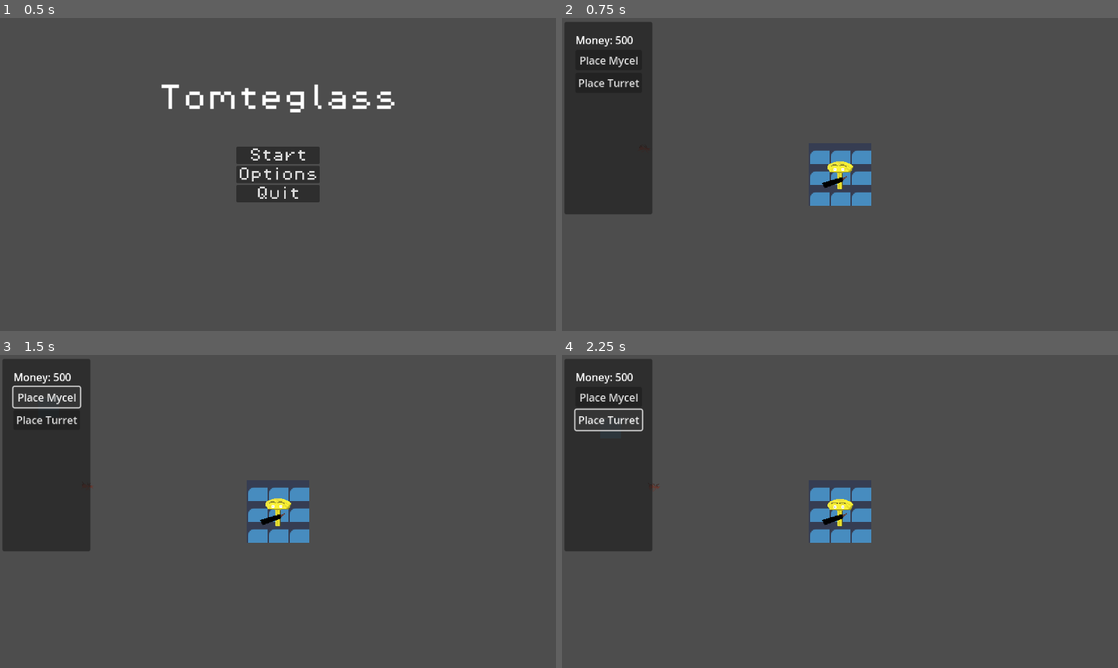
Above: before the commit, frames 1-4 (two rows, left to right).
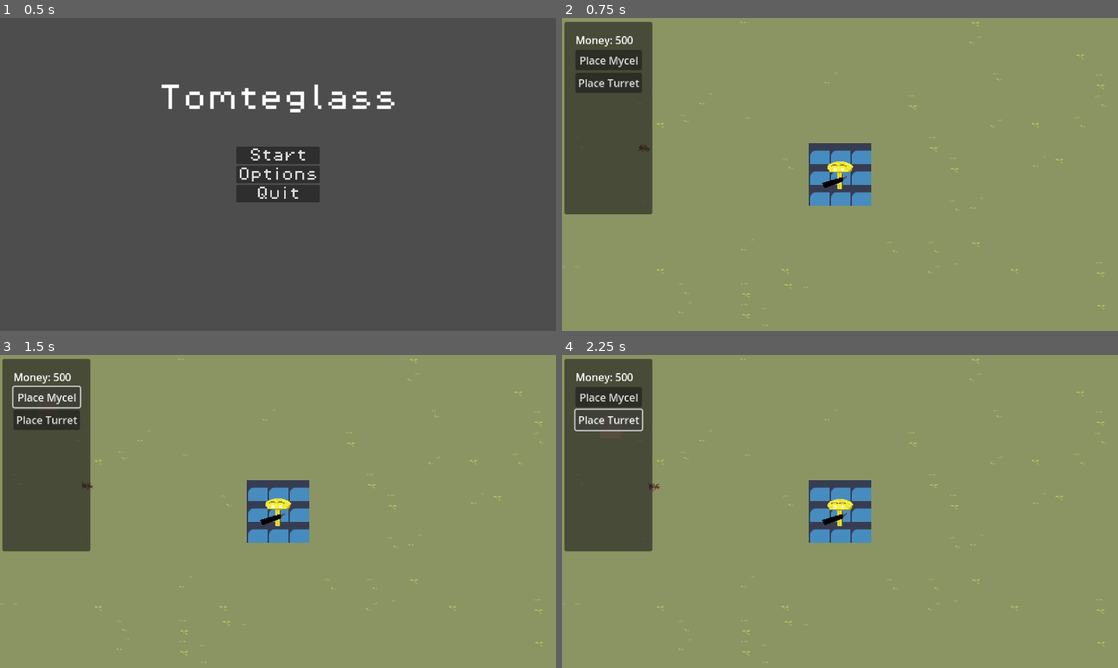
Above: after the commit, the same moments.

Repository: antax07/Tomteglass
Game: Godot game, scene res://scenes/main_menu.tscn
The game is run twice, just before and just after one commit, with the same random seed, the same clock (stepped at 60 frames per second) and the same inputs. The engine's default icon, where the game draws it, is replaced by a stand-in: a white triangle on a blue panel in a dark square.
Inputs:
- Up to frame 1 (0.5 s): no input
- Up to frame 2 (0.75 s): click "Start" at 0.5 s
- Up to frame 3 (1.5 s): click "Place Mycel" at 1.25 s
- Up to frame 4 (2.25 s): click "Place Turret" at 2 s

Frame 1 is identical in both runs. In frame 2, 96% of the frame differs, in the area x 0-100%, y 0-100%; in frame 3, 96%; in frame 4, 96%.

Commit message:
Nu är den typ spelbar

Diff:
--- a/deprecated/grid_placement.gd
+++ /dev/null
@@ -1,9 +0,0 @@
-extends Node2D
-
-@onready var tilemap = $TileMap
-
-func _input(event):
-	if event.is_action_pressed("place"):
-		var mouse_pos = get_global_mouse_position()
-		var tile_mouse_pos = tilemap.local_to_map(mouse_pos)
-		tilemap.set_cell(0, tile_mouse_pos, 0, Vector2i.ZERO, 1)
--- a/deprecated/grid_placement.tscn
+++ /dev/null
@@ -1,18 +0,0 @@
-[gd_scene load_steps=5 format=3 uid="uid://bq451soeung4i"]
-
-[ext_resource type="Script" path="res://deprecated/grid_placement.gd" id="1_yyn60"]
-[ext_resource type="PackedScene" uid="uid://b4wmq4epopmq7" path="res://scenes/base_turret_mushroom.tscn" id="2_5syto"]
-
-[sub_resource type="TileSetScenesCollectionSource" id="TileSetScenesCollectionSource_cod6j"]
-scenes/1/scene = ExtResource("2_5syto")
-
-[sub_resource type="TileSet" id="TileSet_dj12k"]
-tile_size = Vector2i(32, 32)
-sources/0 = SubResource("TileSetScenesCollectionSource_cod6j")
-
-[node name="Grid Placement" type="Node2D"]
-script = ExtResource("1_yyn60")
-
-[node name="TileMap" type="TileMap" parent="."]
-tile_set = SubResource("TileSet_dj12k")
-format = 2
--- a/project.godot
+++ b/project.godot
@@ -38,7 +38,7 @@
 "events": [Object(InputEventMouseButton,"resource_local_to_scene":false,"resource_name":"","device":-1,"window_id":0,"a …(253 unchanged characters)…
 ]
 }
-place_turret={
+deselect_build={
 "deadzone": 0.5,
 "events": [Object(InputEventMouseButton,"resource_local_to_scene":false,"resource_name":"","device":-1,"window_id":0,"a …(253 unchanged characters)…
 ]
--- a/scenes/grid.tscn
+++ b/scenes/grid.tscn
@@ -1,10 +1,14 @@
-[gd_scene load_steps=3 format=3 uid="uid://ddmigebxw4jt3"]
+[gd_scene load_steps=5 format=3 uid="uid://ddmigebxw4jt3"]
 
 [ext_resource type="Script" path="res://scripts/grid.gd" id="1_e1m6y"]
+[ext_resource type="Texture2D" uid="uid://6k8os5rc77o4" path="res://assets/sprites/build_cursor.png" id="2_1co03"]
 [ext_resource type="Texture2D" uid="uid://c3u4ayn3j1sxr" path="res://icon.svg" id="2_knv2b"]
+[ext_resource type="Texture2D" uid="uid://cs0mbai84esxx" path="res://assets/sprites/build_cursor_invalid.png" id="3_w8jct"]
 
 [node name="Grid" type="Node2D"]
 script = ExtResource("1_e1m6y")
+cursor_valid_texture = ExtResource("2_1co03")
+cursor_invalid_texture = ExtResource("3_w8jct")
 
 [node name="CursorHighlight" type="Sprite2D" parent="."]
 modulate = Color(1, 1, 1, 0.313726)
--- a/scenes/main.tscn
+++ b/scenes/main.tscn
@@ -62,7 +62,6 @@
 offset_bottom = -240.0
 
 [node name="TileMap" type="TileMap" parent="."]
-visible = false
 z_index = -50
 tile_set = SubResource("TileSet_oe74n")
 format = 2
--- a/scripts/base_turret_mushroom_missle.gd
+++ b/scripts/base_turret_mushroom_missle.gd
@@ -2,7 +2,7 @@
 
 @export var speed: float = 150.0
 @export var curve_height_multiplier: float = 1.0
-@export var attack_damage: int = 1
+@export var attack_damage: int = 25
 
 @onready var animation_player = $AnimationPlayer
 @onready var animated_sprite = $AnimatedSprite2D
--- a/scripts/grid.gd
+++ b/scripts/grid.gd
@@ -3,8 +3,13 @@
 @export var grid_size: int = 32
 @export var mycel_scene: PackedScene = preload("res://scenes/mycel.tscn")
 @export var base_turret_mushroom_scene: PackedScene = preload("res://scenes/base_turret_mushroom.tscn")
+@export var cursor_valid_texture: Texture
+@export var cursor_invalid_texture: Texture
 
 @onready var cursor_highlight = $CursorHighlight
+
+const MYCEL_COST = 10
+const TURRET_COST = 50
 
 var grid_map = {}
 
@@ -92,8 +97,22 @@
 	else:
 		print("Failed to place turret mushroom at: ", grid_pos)
 
-func update_cursor_highlight(mouse_pos: Vector2) -> void:
+func update_cursor_highlight(mouse_pos: Vector2, build_mode: int) -> void:
+
+	var main_node = get_node("/root/Main")
+	var ui = main_node.get_node("UI")
+
 	var grid_pos = world_to_grid(mouse_pos + Vector2(16, 16))
 	var world_pos = grid_to_world(grid_pos)
 	cursor_highlight.position = world_pos
 	cursor_highlight.visible = true
+
+	var valid = false
+	if build_mode == ui.BuildMode.MYCEL:
+		valid = can_place_mycel(grid_pos) and ui.money > MYCEL_COST
+	elif build_mode == ui.BuildMode.TURRET:
+		valid = can_place_turret_mushroom(grid_pos)  and ui.money > TURRET_COST
+	else:
+		valid = false
+
+	cursor_highlight.texture = cursor_valid_texture if valid else cursor_invalid_texture
--- a/scripts/test_mycel.gd
+++ b/scripts/test_mycel.gd
@@ -12,7 +12,7 @@
 func _input(event):
 	if event is InputEventMouseMotion:
 		var world_pos = camera.get_global_mouse_position()
-		grid.update_cursor_highlight(world_pos)
+		grid.update_cursor_highlight(world_pos, ui.get_current_mode())
 
 	if event is InputEventMouseButton and event.pressed:
 		var world_pos = camera.get_global_mouse_position() + Vector2(16, 16)
--- a/scripts/ui.gd
+++ b/scripts/ui.gd
@@ -5,12 +5,19 @@
 
 var money = 500
 
+const MYCEL_COST = 10
+const TURRET_COST = 50
+
 @onready var mycel_button = $Panel/VBoxContainer/MycelButton
 @onready var turret_button = $Panel/VBoxContainer/TurretButton
 @onready var money_label = $Panel/VBoxContainer/MoneyLabel
 
 func _ready():
 	update_money_label()
+
+func _process(delta):
+	if Input.is_action_just_pressed("deselect_build"):
+		current_mode = BuildMode.NONE
 
 func _on_mycel_button_pressed() -> void:
 	current_mode = BuildMode.MYCEL
Binary file added: assets/sprites/build_cursor.png
Not shown, added: assets/sprites/build_cursor.png.import
Binary file added: assets/sprites/build_cursor_invalid.png
Not shown, added: assets/sprites/build_cursor_invalid.png.import
